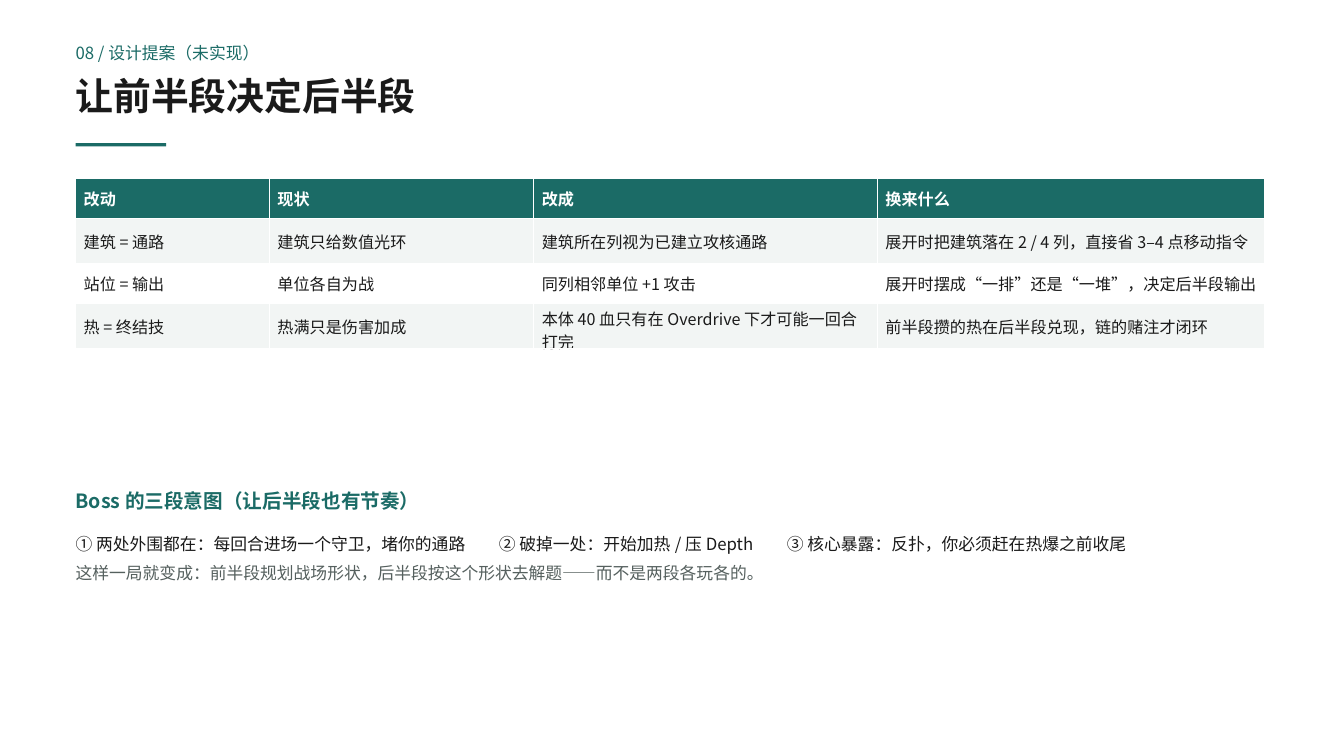
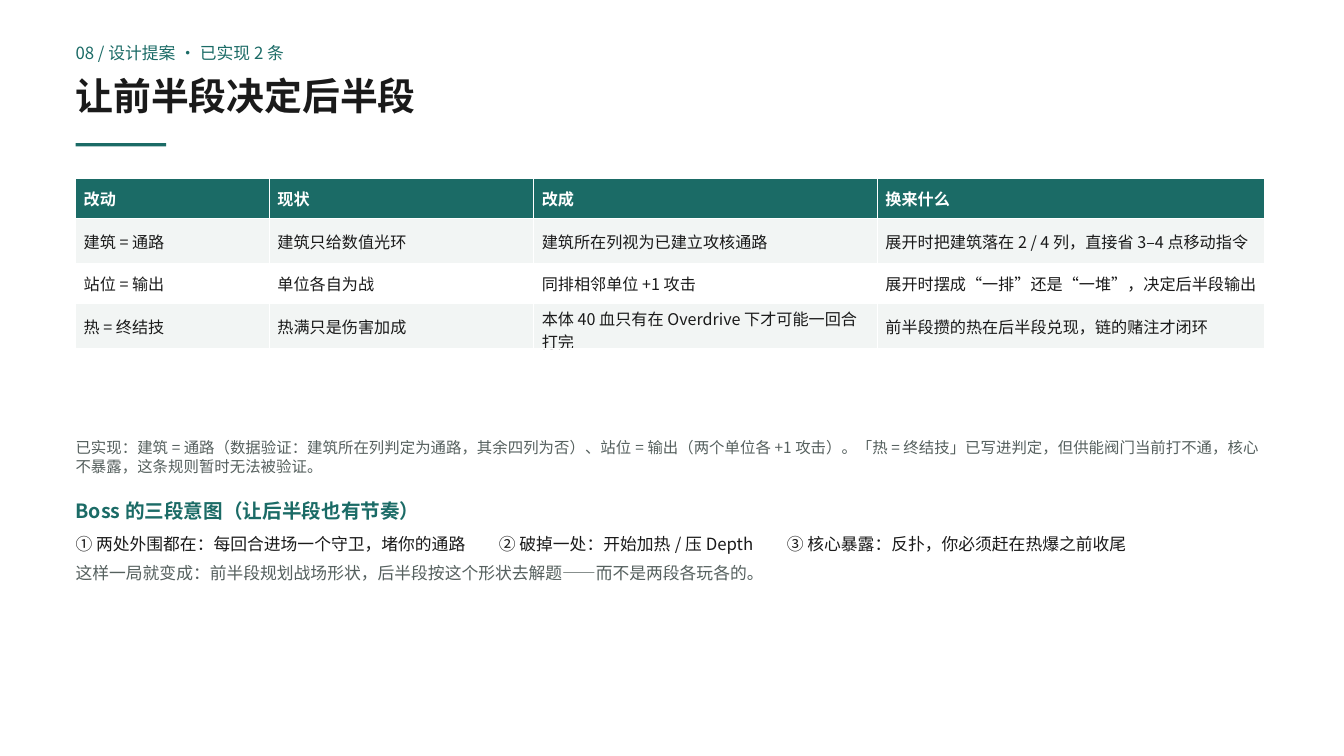
Before and after one commit to kliu56922-source/timelink, a slide deck: slide 9 of docs/系统设计说明-幻灯片.pptx. Drawn at 1344x756 pixels with LibreOffice and Linux fonts; fonts in the diff are those of the drawing. Boxes give left, top, right and bottom in pixels: in the first picture for what was removed or moved away, otherwise in the second. Text is boxed around its words. In the diff, an @@ line names an element or a change of style, - is before the commit and + after.

```diff
--- a/docs/系统设计说明-幻灯片.pptx
+++ b/docs/系统设计说明-幻灯片.pptx
@@ text at (x1=76, y1=45, x2=284, y2=61): text changed @@
-08 / 设计提案（未实现）
+08 / 设计提案 · 已实现 2 条
@@ table at (x1=76, y1=178, x2=1265, y2=352) @@
-row 3, column 3: 同列相邻单位 +1 攻击
+row 3, column 3: 同排相邻单位 +1 攻击
@@ text added at (x1=76, y1=440, x2=1258, y2=474), 11 pt, text #55605E @@
+已实现：建筑 = 通路（数据验证：建筑所在列判定为通路，其余四列为否）、站位 = 输出（两个单位各 +1 攻击）。「热 = 终结技」已写进判定，但供能阀门当前打不通，核心不暴露，这条规则暂时无法被验证。
@@ text "Boss 的三段意图（让后半段也有节奏）" moved from (x1=76, y1=491, x2=420, y2=510) to (x1=76, y1=501, x2=420, y2=520) @@
```
Also in this commit, not shown: 1 other slide changed, 1 other file.
